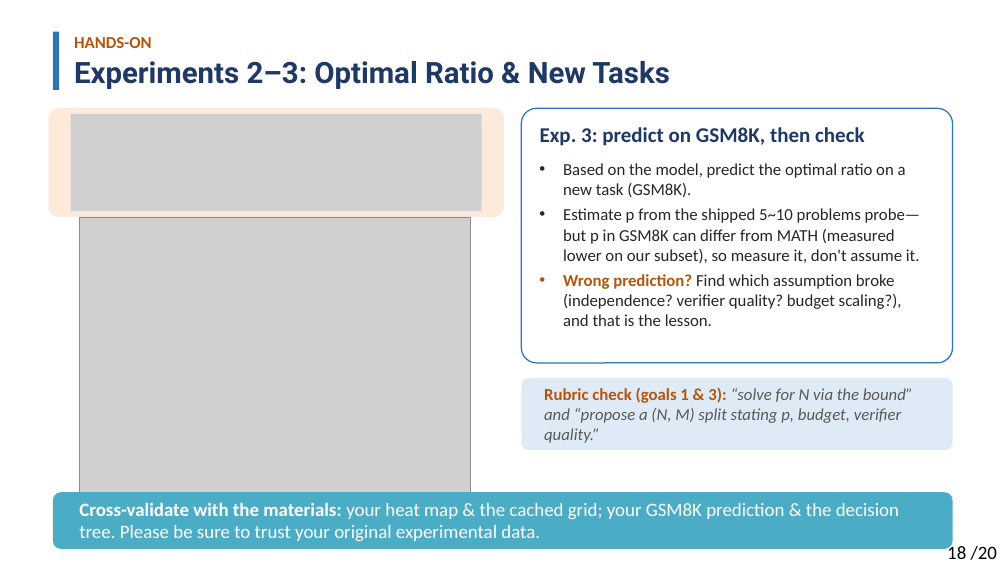
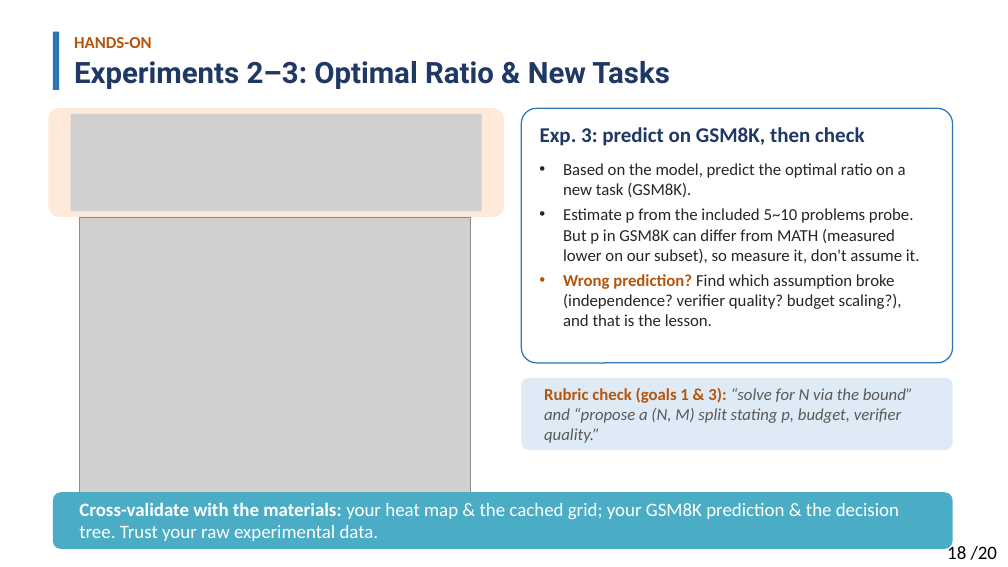
Before and after one commit to Solitus0726/search-vs-verify-course, a slide deck: slide 18 of slides/lecture_slides.pptx. Drawn at 1008x567 pixels with LibreOffice and Linux fonts; fonts in the diff are those of the drawing; grey boxes stand for pictures. Boxes give left, top, right and bottom in pixels: in the first picture for what was removed or moved away, otherwise in the second. Text is boxed around its words. In the diff, an @@ line names an element or a change of style, - is before the commit and + after.

```diff
--- a/slides/lecture_slides.pptx
+++ b/slides/lecture_slides.pptx
@@ text at bbox=[563, 208, 920, 263]: text changed @@
-• Estimate p from the shipped 5~10 problems probe—but p in GSM8K can differ from MATH (measured lower on our subset), so measure it, don't assume it.
+• Estimate p from the included 5~10 problems probe. But p in GSM8K can differ from MATH (measured lower on our subset), so measure it, don't assume it.
@@ text at bbox=[79, 502, 899, 541]: text changed @@
-Cross-validate with the materials: your heat map & the cached grid; your GSM8K prediction & the decision tree. Please be sure to trust your original experimental data.
+Cross-validate with the materials: your heat map & the cached grid; your GSM8K prediction & the decision tree. Trust your raw experimental data.
```
Also in this commit, not shown: 17 other slides changed, 1 other file.
